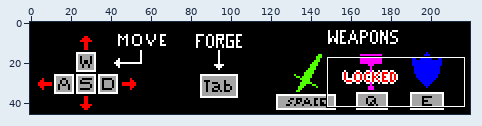
Pixel-art file, stored at Sprites/hud_sprites/hud_instructions.aseprite. Above, an overview of the earlier version with the close-up marked.
Close-up. Old version:
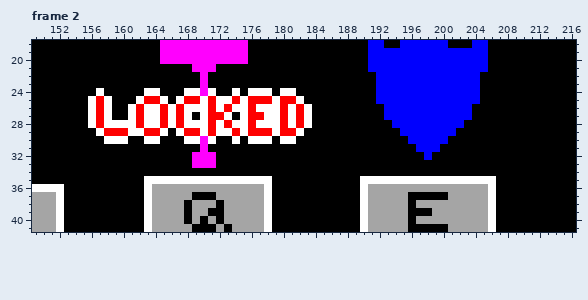
220x46 pixels, 3 frames. Shown: frame 2: x 149..216, y 18..41.
Now the later version:
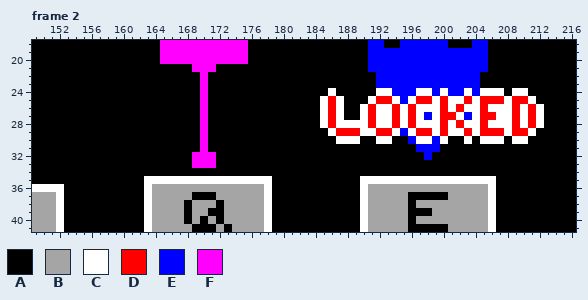
Palette (. is transparent): A #000000  B #a5a5a5  C #ffffff  D #fe0000  E #0000fe  F #ff00fe
Edits made:
--- frame 2, layer "Locked Text"
@@ x 149..216 @@
 23 AAAAAAAAAAAAAAAAAAAAAFAAAAAAAAAAAAAAAAAAAAAEEEEEEEEEEEEEAAAAAAAAAAAA
-24 AAAAAAAACAAAAACCAAACCFCAACACCCACCAAAAAAAAAAEEEEEEEEEEEEEAAAAAAAAAAAA
-25 AAAAAAACDCAAACDDCACDDCDCCDCDDDCDDCAAAAAAAAAEEEEEEEEEEEEEAAAAAAAAAAAA
-26 AAAAAAACDCAACDCCDCDCCCDCDCCDCCCDCDCAAAAAAAAAEEEEEEEEEEEAAAAAAAAAAAAA
-27 AAAAAAACDCAACDCCDCDCACDDCACDDCCDCDCAAAAAAAAAEEEEEEEEEEEAAAAAAAAAAAAA
-28 AAAAAAACDCCCCDCCDCDCCCDCDCCDCCCDCDCAAAAAAAAAAEEEEEEEEEAAAAAAAAAAAAAA
-29 AAAAAAAACDDDCCDDCACDDCDCCDCDDDCDDCAAAAAAAAAAAAEEEEEEEAAAAAAAAAAAAAAA
-30 AAAAAAAAACCCAACCAAACCFCAACACCCACCAAAAAAAAAAAAAAEEEEEAAAAAAAAAAAAAAAA
+24 AAAAAAAAAAAAAAAAAAAAAFAAAAAAAAAAAAAAACAAAAACCEEECCECEECECCCACCAAAAAA
+25 AAAAAAAAAAAAAAAAAAAAAFAAAAAAAAAAAAAACDCAAACDDCECDDCDCCDCDDDCDDCAAAAA
+26 AAAAAAAAAAAAAAAAAAAAAFAAAAAAAAAAAAAACDCAACDCCDCDCCCDCDCCDCCCDCDCAAAA
+27 AAAAAAAAAAAAAAAAAAAAAFAAAAAAAAAAAAAACDCAACDCCDCDCECDDCECDDCCDCDCAAAA
+28 AAAAAAAAAAAAAAAAAAAAAFAAAAAAAAAAAAAACDCCCCDCCDCDCCCDCDCCDCCCDCDCAAAA
+29 AAAAAAAAAAAAAAAAAAAAAFAAAAAAAAAAAAAAACDDDCCDDCECDDCDCCDCDDDCDDCAAAAA
+30 AAAAAAAAAAAAAAAAAAAAAFAAAAAAAAAAAAAAAACCCAACCAAECCECAACACCCACCAAAAAA
 31 AAAAAAAAAAAAAAAAAAAAAFAAAAAAAAAAAAAAAAAAAAAAAAAAEEEAAAAAAAAAAAAAAAAA
Pixel boxes of the changes (left, top, right, bottom) in both close-ups:
changed: (88, 88, 544, 144)
